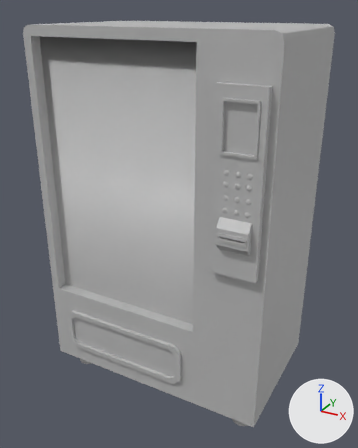
The FBX model Assets/BisonAlphaProduction/Models/VendingMachine.fbx: old version first, new version second.
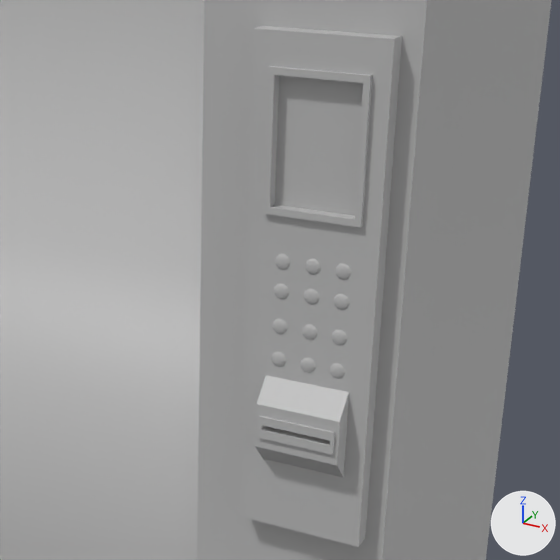
Each version is shown whole from a 50 mm lens placed at (2.07, -2.93, 2.29), pointed at (0.72, -0.49, 1.06), then close up on the part from 33% to 93% of the width and 16% to 64% of the height. The lights are fixed; the arrows at lower right show +X, +Y and +Z. Where no turn or scale is listed for an object, it has been applied to the vertices.

The scene before the commit, as lines of its bpy script (objects in view):
```python
me_mesh = bpy.data.meshes.new('Mesh')
me_mesh.from_pydata(...)  # 10865 vertices, 9699 faces; spans x 0.0..1.42, y -0.96..0.0, z 0.0..2.2
# faces by material slot: [9698, 1]
me_mesh.materials.append(mat_lambert1)  # grey #bcbcbc
me_mesh.materials.append(mat_transparent)  # grey #bcbcbc
ob_vending_machine = bpy.data.objects.new('Vending_Machine', me_mesh)
ob_vending_machine.location = (0.0, 0.0, 0.0)
```
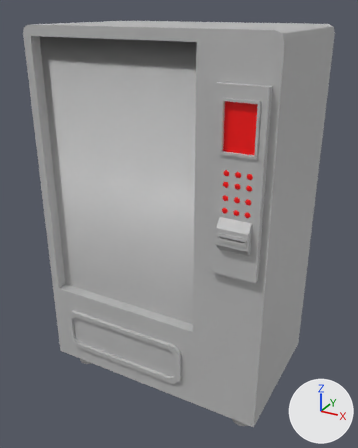
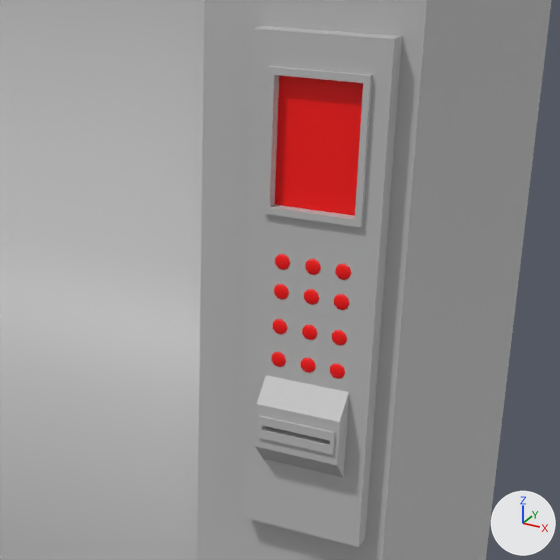
The newer file is also turned or shifted as a whole; pictures and numbers use the older file's frame.

What changed in the scene script:
```text
Add mat_lambert2:
    mat_lambert2 = principled_material('lambert2')
    mat_lambert2.base_color = (1.0, 0.0, 0.0)  # red #ff0000
Change me_mesh:
    where me_mesh.from_pydata(...)  # 10865 vertices, 9699 faces; spans x 0.0..1.42, y -0.96..0.0, z 0.0..2.2
    used by ob_vending_machine; location = (0.0, 0.0, 0.0)
    me_mesh part 1: 325 of the faces centred in x 1.19..1.33, y -0.92..-0.9, z 1.38..1.8 switch from mat_lambert1 (grey #bcbcbc) to mat_lambert2 (red #ff0000)
```

Where the change shows, as pixel boxes (x1, y1, x2, y2) in the close-ups (560 x 560 px):
part 1 of me_mesh, recoloured (grey to red): (271, 75, 363, 379) in both
